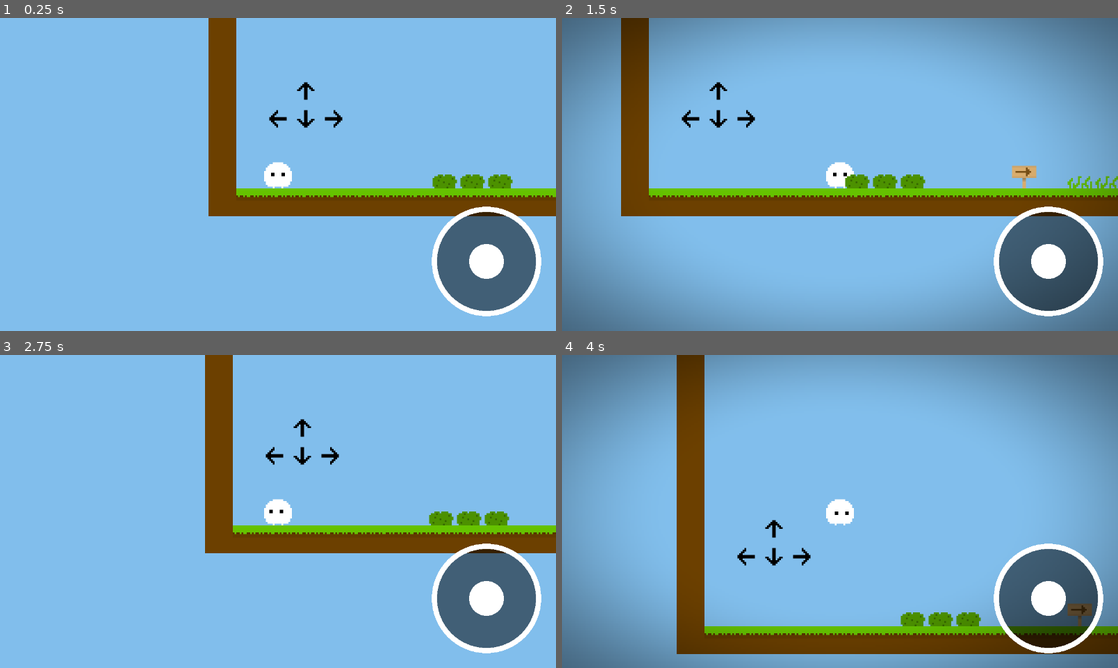
Above: before the commit, frames 1-4 (two rows, left to right).
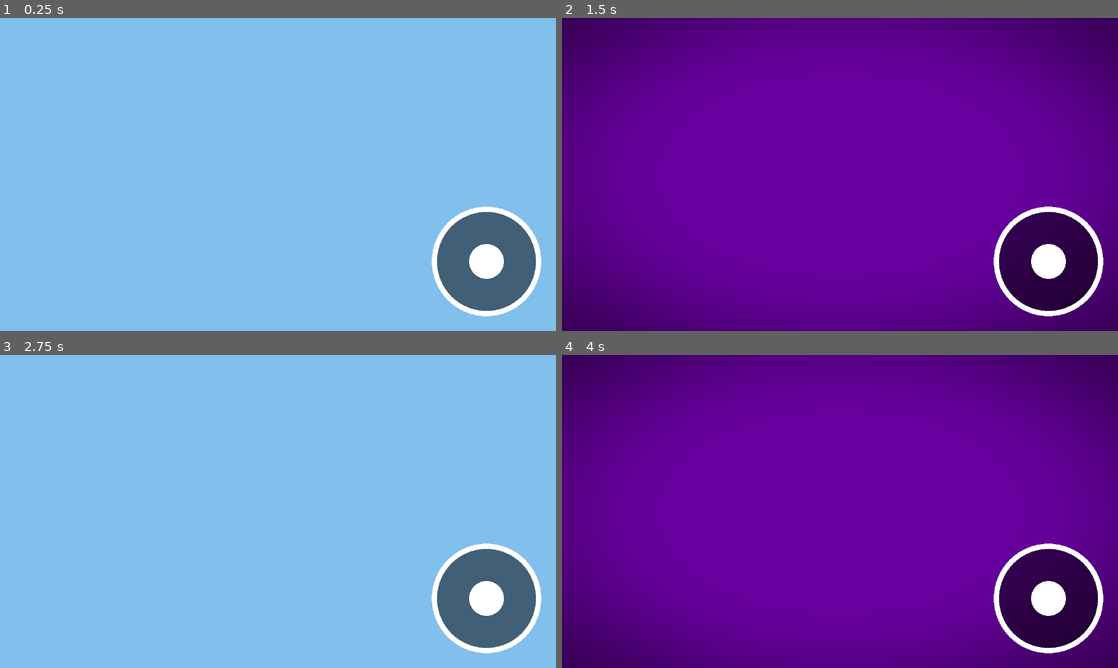
Above: after the commit, the same moments.

Repository: Shadow-Switch/Shadow-Switch
Game: Godot game, scene res://scenes/game.tscn
Two runs of this game, one before a commit and one after it. Both use one fixed random seed, a clock stepped at 60 frames per second and the inputs below.
Inputs (mouse positions are in pixels of both pictures, inside the frame that each line leads up to):
- Up to frame 1 (0.25 s): no input
- Up to frame 2 (1.5 s): tap Enter (ui_accept) at 0.5 s; move the mouse to (962, 158) at 0.52 s; hold D (move_right) 0.53-1.25 s; tap X (switch_dimension) at 0.6 s; click (962, 158) at 0.67 s; tap W (jump) at 0.77 s; drag from (728, 190) to (678, 243) at 1.27 s
- Up to frame 3 (2.75 s): tap Enter (ui_accept) at 2 s; move the mouse to (333, 442) at 2.02 s; hold A (move_left) from 2.03 s (still down); tap X (switch_dimension) at 2.1 s
- Up to frame 4 (4 s): release A (move_left) at 2.75 s; drag from (812, 574) to (673, 464) at 2.77 s; tap Enter (ui_accept) at 3.5 s; move the mouse to (1006, 558) at 3.52 s; hold D (move_right) from 3.53 s (still down); tap X (switch_dimension) at 3.6 s; tap W (jump) at 3.77 s

The runs differ from the first frame. In frame 1, 9.3% of the frame differs, in the area x 37-100%, y 0-64%; in frame 2, 99%; in frame 3, 9.3%; in frame 4, 99%, in the area x 0-100%, y 0-100%.

Commit message:
Shadow 차원에서 배경색 바뀜

Diff:
--- a/project.godot
+++ b/project.godot
@@ -83,5 +83,4 @@
 rendering_device/driver.windows="d3d12"
 renderer/rendering_method="gl_compatibility"
 renderer/rendering_method.mobile="gl_compatibility"
-environment/defaults/default_clear_color=Color(0.5063809, 0.7472392, 0.9249673, 1)
 2d/snap/snap_2d_transforms_to_pixel=true
--- a/scenes/game.tscn
+++ b/scenes/game.tscn
@@ -43,6 +43,12 @@
 action_down = &"switch_dimension"
 metadata/_custom_type_script = "uid://bxed2wxh288sw"
 
+[node name="BackGroundColor" type="ColorRect" parent="CanvasLayer" unique_id=1692858609]
+z_index = -1
+offset_right = 320.0
+offset_bottom = 180.0
+color = Color(0.506, 0.749, 0.925, 1)
+
 [node name="AudioStreamPlayer" type="AudioStreamPlayer" parent="." unique_id=1648953139]
 stream = ExtResource("4_lbhrr")
 volume_db = -20.0
--- a/scripts/game.gd
+++ b/scripts/game.gd
@@ -24,6 +24,7 @@
 		real.get_node("Spike").set_collision_enabled(true)
 		shadow.get_node("Spike").set_collision_enabled(false)
 		$CanvasLayer/ColorRect.visible = false
+		$CanvasLayer/BackGroundColor.color = Color(0.506, 0.749, 0.925)
 	else:
 		real.visible = false
 		shadow.visible = true
@@ -32,6 +33,7 @@
 		real.get_node("Spike").set_collision_enabled(false)
 		shadow.get_node("Spike").set_collision_enabled(true)
 		$CanvasLayer/ColorRect.visible = true
+		$CanvasLayer/BackGroundColor.color = Color(0.403, 0.0, 0.62, 1.0)
 
 func load_level(path):
 	# 레벨 씬 변경
